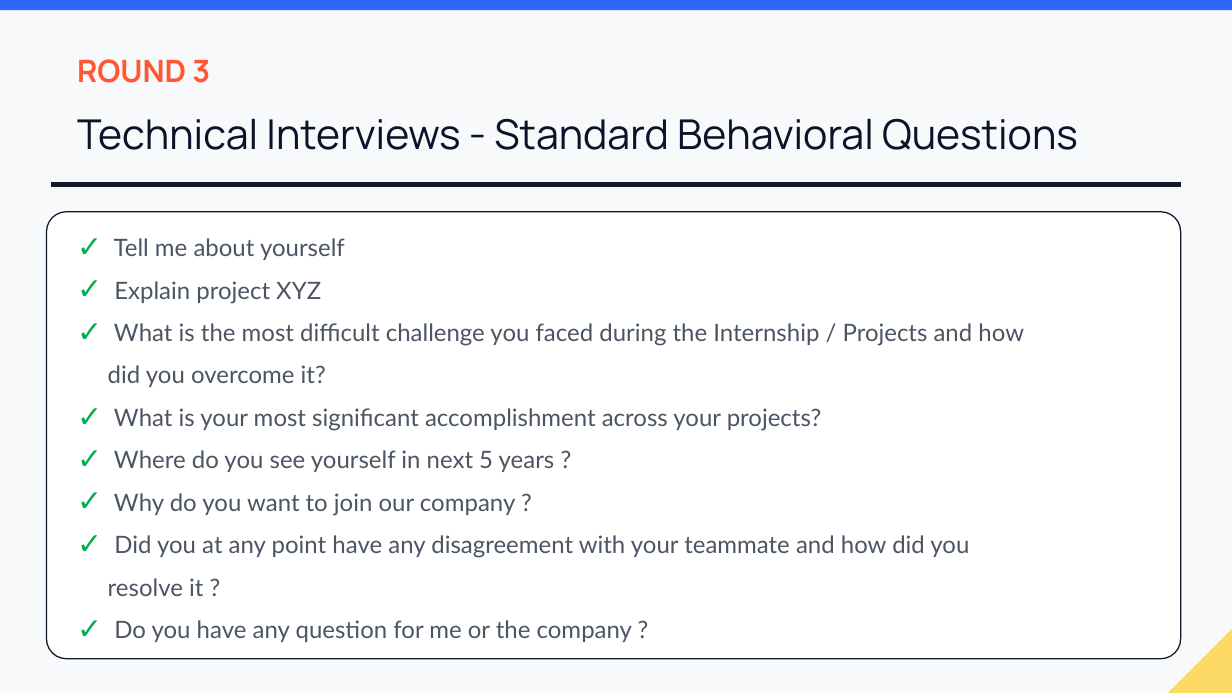
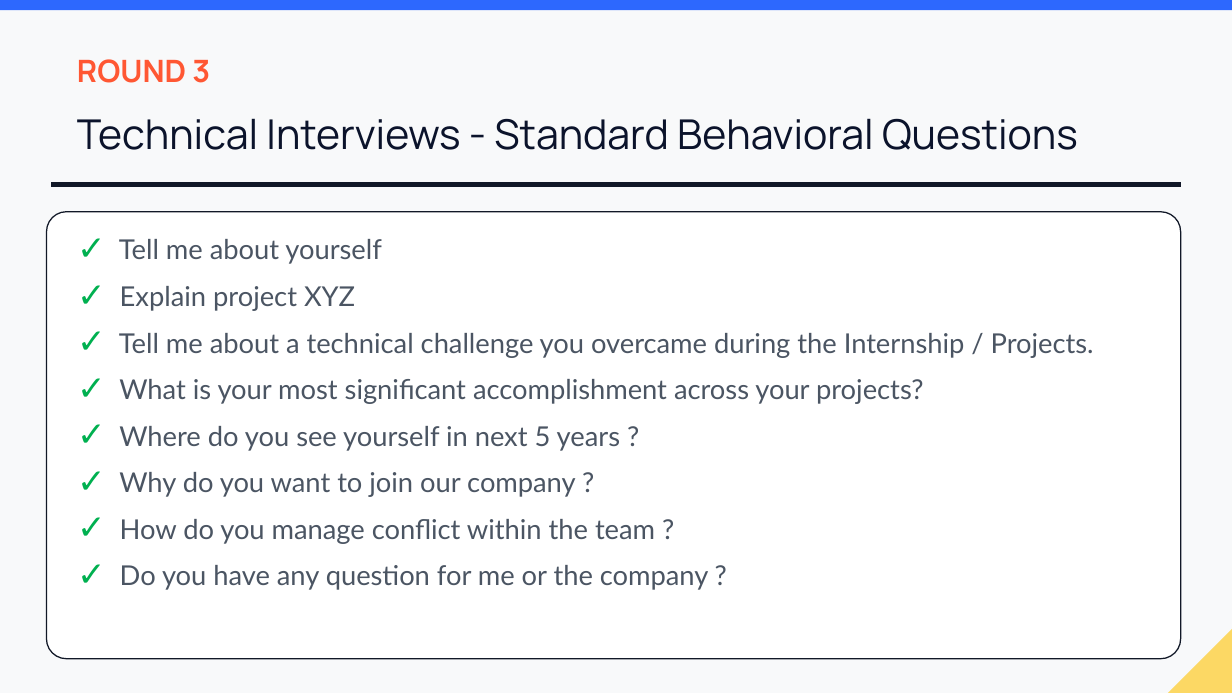
Before and after one commit to brinda-25/workshop, a slide deck: slide 20 of Day1/Campus_to_Company.pptx (slide 18 before the commit). Drawn at 1232x693 pixels with LibreOffice and Linux fonts; fonts in the diff are those of the drawing; background and template pictures are left out. Boxes give left, top, right and bottom in pixels: in the first picture for what was removed or moved away, otherwise in the second. Text is boxed around its words. In the diff, an @@ line names an element or a change of style, - is before the commit and + after.

```diff
--- a/Day1/Campus_to_Company.pptx
+++ b/Day1/Campus_to_Company.pptx
@@ text at <box>119,239,924,590</box>: size 14 to 16 pt in "Tell me about yourself", "Explain project XYZ", "What is your most significant accomplishment across ...", "Where do you see yourself in next ..." and 2 more places @@
@@ text at <box>119,333,1094,358</box>: text changed; size 14 to 16 pt @@
-✓ What is the most difficult challenge you faced during the Internship / Projects and how
-did you overcome it?
+✓ Tell me about a technical challenge you overcame during the Internship / Projects.
@@ text at <box>120,519,655,544</box>: text changed; size 14 to 16 pt @@
-✓ Did you at any point have any disagreement with your teammate and how did you
-resolve it ?
+✓ How do you manage conflict within the team ?
```
Also in this commit, not shown: 17 other slides changed, 6 slides added, 1 slide removed.
